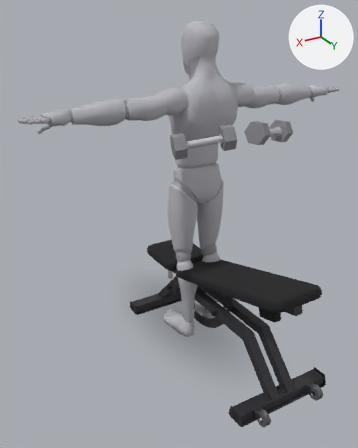
Before and after pictures for a commit that changed the glTF model app/src/main/assets/mannequins/seated_db_shoulder_press_15.glb.
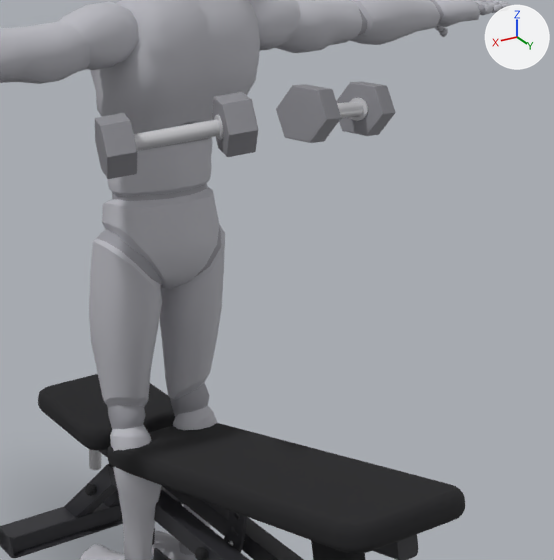
Old and new are each drawn whole from a 50 mm camera at (1.481, 2.263, 1.874) aimed at (0.114, -0.016, 0.734) and again close up on the part from 37% to 100% of the width and 19% to 70% of the height. Arrows for +X, +Y and +Z are at upper right; the lights stay in place. The first two pictures are the older version. Where no turn or scale is listed for an object, it has been applied to the vertices.

In view in the first close-up: 'bench_6', 'bench_back_pad', 'bench_rail_l_1', 'bench_rail_r_1', 'bench_seat_pad', 'body', 'body_1', 'dumbbell_l_0', 'dumbbell_l_2', 'dumbbell_l_4', 'dumbbell_r_2', 'dumbbell_r_4' and 13 more.
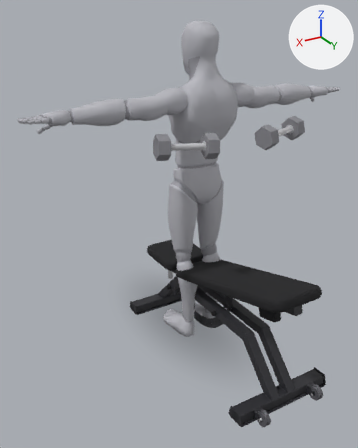
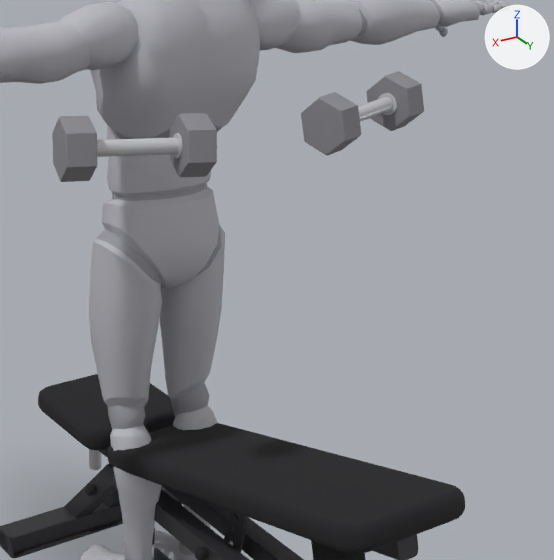
ob_dumbbell_r is not drawn itself; it is the parent of ob_dumbbell_r_0, ob_dumbbell_r_1, ob_dumbbell_r_2, ob_dumbbell_r_3, ob_dumbbell_r_4.
ob_dumbbell_l is not drawn itself; it is the parent of ob_dumbbell_l_0, ob_dumbbell_l_1, ob_dumbbell_l_2, ob_dumbbell_l_3, ob_dumbbell_l_4.

What differs and where, as boxes [x1, y1, x2, y2] in the close-ups (554 x 560 px):
'dumbbell_l_2', moved, turned
    before: [212, 92, 258, 157]
    after: [52, 116, 98, 182]
'dumbbell_l_4', moved, turned
    before: [95, 113, 138, 179]
    after: [170, 113, 217, 177]
'dumbbell_r_4', moved, turned
    before: [276, 84, 341, 143]
    after: [301, 92, 361, 156]
'dumbbell_r_2', moved, turned
    before: [336, 81, 396, 136]
    after: [366, 71, 424, 131]
'dumbbell_l_0', moved, turned
    before: [134, 119, 220, 151]
    after: [97, 137, 179, 157]
'dumbbell_r_0', moved, turned
    before: [337, 102, 364, 118]
    after: [358, 97, 393, 121]
'dumbbell_r_1', moved, turned
    before: [350, 98, 368, 121]
    after: [378, 93, 397, 115]
'dumbbell_l_3', moved, turned (not visible before)
    after: [173, 133, 183, 158]
'dumbbell_l_1', moved, turned (not visible afterwards)
    before: [214, 115, 223, 140]

Edits to the bpy script that builds the scene:
```text
Change ob_dumbbell_r:
    ob_dumbbell_r.location: (-0.201, 0.352, 1.308) -> (-0.286, 0.34, 1.293)
    ob_dumbbell_r.rotation_euler: (-0.0224, -0.129, 0.342) -> (0.726, 0.0449, 0.247)  # degrees (-1.3, -7.4, 20) -> degrees (42, 2.6, 14)
Change ob_dumbbell_l:
    ob_dumbbell_l.location: (0.201, 0.352, 1.308) -> (0.286, 0.34, 1.293)
    ob_dumbbell_l.rotation_euler: (-0.0224, 0.129, -0.342) -> (-0.726, 0.0449, 2.895)  # degrees (-1.3, 7.4, -20) -> degrees (-42, 2.6, 166)
```
